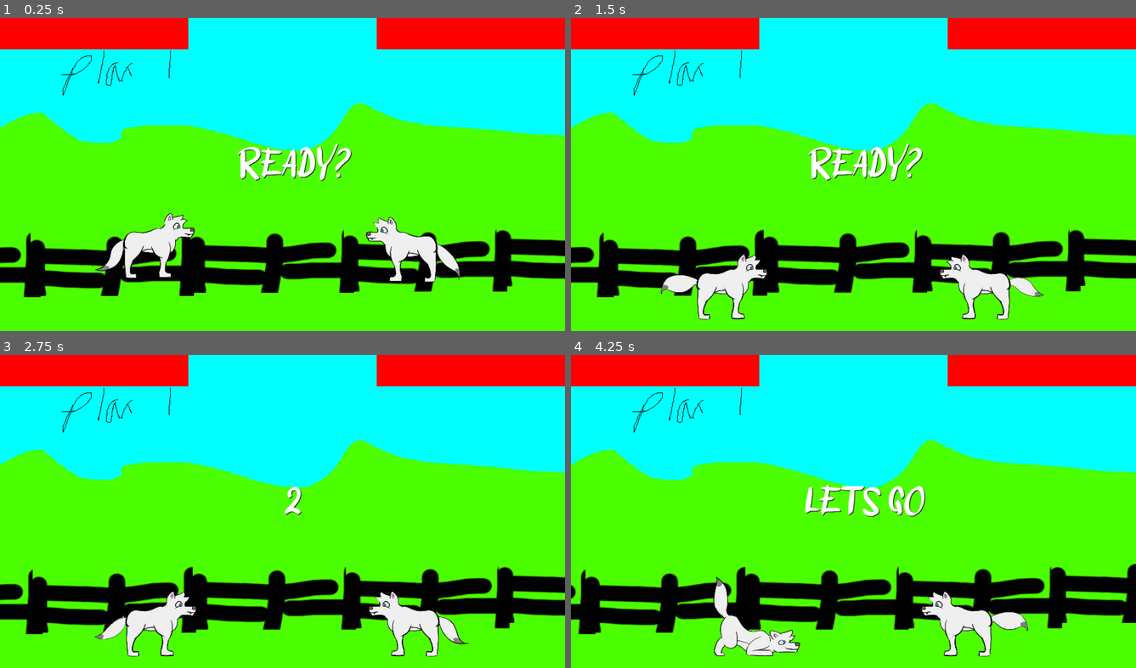
Above: before the commit, frames 1-4 (two rows, left to right).
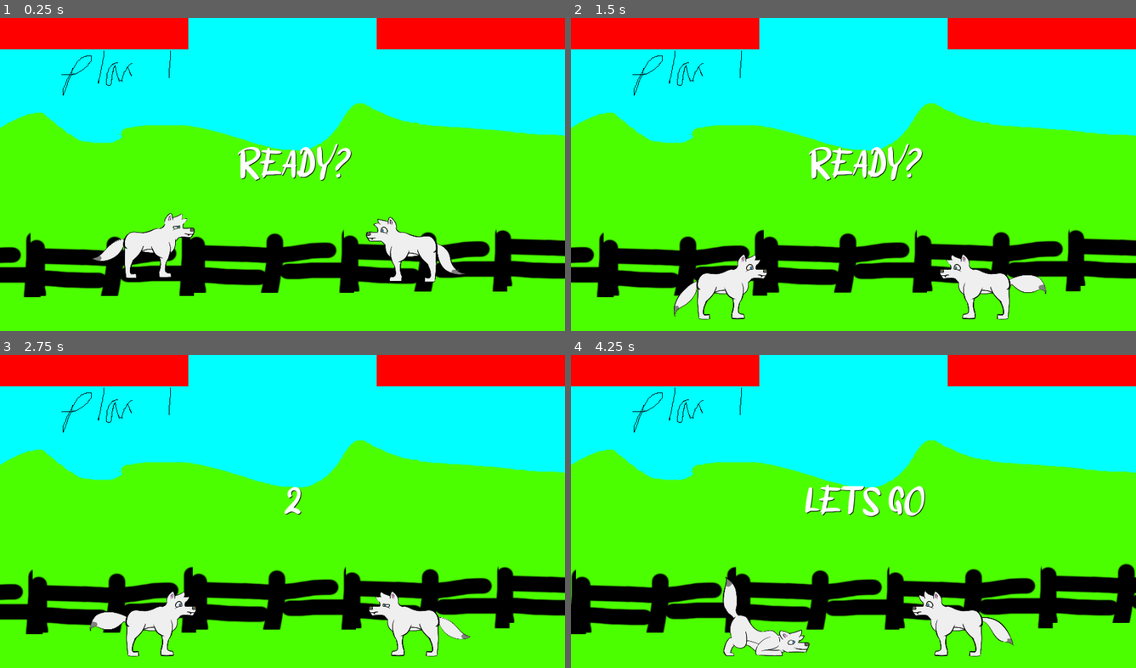
Above: after the commit, the same moments.

Repository: m7rk/openjam2021
Game: Godot game, scene res://Fight.tscn
Two runs of this game, one before a commit and one after it. Both use one fixed random seed, a clock stepped at 60 frames per second and the inputs below.
Inputs:
- Up to frame 1 (0.25 s): no input
- Up to frame 2 (1.5 s): hold D (right) 0.53-1.28 s; hold J (close) 0.53-1.28 s; tap L (special) at 0.8, 1.35 s; hold S (down) from 1.28 s (still down)
- Up to frame 3 (2.75 s): tap J (close) at 1.55 s; release S (down) at 2.03 s; hold D (right) from 2.03 s (still down); hold J (close) from 2.03 s (still down); tap L (special) at 2.3 s
- Up to frame 4 (4.25 s): release D (right) at 2.78 s; release J (close) at 2.78 s; hold W (up) 2.78-3.53 s; tap K (ranged) at 2.85 s; tap J (close) at 3.05 s; hold A (left) from 3.53 s (still down); hold L (special) from 3.53 s (still down)

The runs differ from the first frame. In frame 1, 0.4% of the frame differs, in the area x 16-83%, y 62-84%; in frame 2, 0.6%; in frame 3, 0.5%; in frame 4, 6.8%, in the area x 0-100%, y 66-97%.

Commit message:
reverse fixed

Diff:
--- a/Fight.tscn
+++ b/Fight.tscn
@@ -13,6 +13,8 @@
 [ext_resource path="res://Transitioner.tscn" type="PackedScene" id=11]
 [ext_resource path="res://idle/idle.tres" type="SpriteFrames" id=12]
 [ext_resource path="res://bite/bite.tres" type="SpriteFrames" id=13]
+[ext_resource path="res://walk/walk.tres" type="SpriteFrames" id=14]
+[ext_resource path="res://walk/reverse.tres" type="SpriteFrames" id=15]
 
 [sub_resource type="RectangleShape2D" id=1]
 extents = Vector2( 1541.06, 10 )
@@ -108,7 +110,7 @@
 position = Vector2( -7, -10 )
 scale = Vector2( 0.3, 0.3 )
 frames = ExtResource( 1 )
-frame = 7
+frame = 8
 speed_scale = 1.5
 playing = true
 __meta__ = {
@@ -116,7 +118,6 @@
 }
 
 [node name="Bite" type="AnimatedSprite" parent="Enemy"]
-visible = false
 position = Vector2( -24, -5 )
 scale = Vector2( 0.3, 0.3 )
 frames = ExtResource( 13 )
@@ -129,12 +130,27 @@
 [node name="Idle" type="AnimatedSprite" parent="Enemy"]
 scale = Vector2( 0.3, 0.3 )
 frames = ExtResource( 12 )
-frame = 8
-speed_scale = 1.5
-playing = true
-__meta__ = {
-"_edit_lock_": true
-}
+frame = 21
+speed_scale = 1.5
+playing = true
+__meta__ = {
+"_edit_lock_": true
+}
+
+[node name="Walk" type="AnimatedSprite" parent="Enemy"]
+position = Vector2( -7, -9 )
+scale = Vector2( 0.3, 0.3 )
+frames = ExtResource( 14 )
+speed_scale = 2.0
+playing = true
+
+[node name="Reverse" type="AnimatedSprite" parent="Enemy"]
+position = Vector2( -7, -9 )
+scale = Vector2( 0.3, 0.3 )
+frames = ExtResource( 15 )
+frame = 6
+speed_scale = 1.5
+playing = true
 
 [node name="Player" type="KinematicBody2D" parent="."]
 position = Vector2( 202.303, 330.264 )
@@ -168,7 +184,6 @@
 }
 
 [node name="Bite" type="AnimatedSprite" parent="Player"]
-visible = false
 position = Vector2( -24, -5 )
 scale = Vector2( 0.3, 0.3 )
 frames = ExtResource( 13 )
@@ -182,11 +197,27 @@
 [node name="Idle" type="AnimatedSprite" parent="Player"]
 scale = Vector2( 0.3, 0.3 )
 frames = ExtResource( 12 )
-speed_scale = 1.5
-playing = true
-__meta__ = {
-"_edit_lock_": true
-}
+frame = 12
+speed_scale = 1.5
+playing = true
+__meta__ = {
+"_edit_lock_": true
+}
+
+[node name="Walk" type="AnimatedSprite" parent="Player"]
+position = Vector2( -7, -9 )
+scale = Vector2( 0.3, 0.3 )
+frames = ExtResource( 14 )
+frame = 9
+speed_scale = 2.0
+playing = true
+
+[node name="Reverse" type="AnimatedSprite" parent="Player"]
+position = Vector2( -7, -9 )
+scale = Vector2( 0.3, 0.3 )
+frames = ExtResource( 15 )
+speed_scale = 1.5
+playing = true
 
 [node name="Projectiles" type="Node2D" parent="."]
 
--- a/Overworld.tscn
+++ b/Overworld.tscn
@@ -1,6 +1,5 @@
-[gd_scene load_steps=8 format=2]
+[gd_scene load_steps=7 format=2]
 
-[ext_resource path="res://Transitioner.tscn" type="PackedScene" id=1]
 [ext_resource path="res://scripts/OverworldManager.gd" type="Script" id=2]
 [ext_resource path="res://dog.png" type="Texture" id=3]
 [ext_resource path="res://scripts/OverworldPlayer.gd" type="Script" id=4]
@@ -13,8 +12,6 @@
 
 [node name="Node2D" type="Node2D"]
 script = ExtResource( 2 )
-
-[node name="Transitioner" parent="." instance=ExtResource( 1 )]
 
 [node name="Player" type="KinematicBody2D" parent="."]
 position = Vector2( 200, 200 )
--- a/scripts/GenericDog.gd
+++ b/scripts/GenericDog.gd
@@ -28,7 +28,7 @@
 # consts
 const GRAVITY = 1000
 const MOVESPEED = 2500
-const DAMPEN_FACTOR = 10
+const DAMPEN_FACTOR = 7
 
 const CLOSE_ATTACK_HIT = 0.4
 const CLOSE_ATTACK_LAUNCH = 0.5
@@ -41,9 +41,9 @@
 const POUNCE_ATTACK_HIT = 0.2
 const POUNCE_ATTACK_LAUNCH = 0.5
 const POUNCE_ATTACK_COOLDOWN = 1.7
-const POUNCE_ATTACK_VEL_BOOSTX = 3000
+const POUNCE_ATTACK_VEL_BOOSTX = 2300
 const POUNCE_ATTACK_VEL_BOOSTY = -300
-const POUNCE_ATTACK_RANGE = 160
+const POUNCE_ATTACK_RANGE = 120
 const POUNCE_ATTACK_DAMAGE = 20
 const POUNCE_ATTACK_KNOCKBACK = 1200
 
@@ -66,6 +66,8 @@
 const DASH_COOLDOWN = 0.3
 const DASH_COST = 3
 
+const VEL_ANIM_THRESH = 20
+
 func hit(rev, dmg, knockback):
 	velocity.y = -200
 	velocity.x = rev * knockback
@@ -103,30 +105,55 @@
 	get_node("Pounce").visible = (anim == "Pounce")
 	get_node("Bite").visible = (anim == "Bite")
 	get_node("Idle").visible = (anim == "Idle")
-
-func doInput(rev, delta):
-	cooldown -= delta
-
-	if(cooldown < 0):
-		attack_executed = ""
-
+	get_node("Walk").visible = (anim == "Walk")
+	get_node("Reverse").visible = (anim == "Reverse")
+
+
+func updateAnimator(rev):
 	if(attack_executed == "special"):
 		setAnim("Pounce",rev)
 	elif(attack_executed == "close"):
 		setAnim("Bite",rev)
+	elif(velocity.x > VEL_ANIM_THRESH):
+		setAnim("Walk",rev)
+	elif(velocity.x < -VEL_ANIM_THRESH):
+		setAnim("Reverse",rev)
 	else:
 		setAnim("Idle",rev)
 
-	if(get_node("../").trans_time  > 0):
-		return
-
-	time_elapsed += delta
-
+func doInput(rev, delta):
+	cooldown -= delta
+
+	if(cooldown < 0):
+		attack_executed = ""
 
 	# cancel move if holding fight keys, or in cooldown
 	if("close" in cmds or "ranged" in cmds or "special" in cmds or cooldown > 0):
 		cmds.erase("left")
 		cmds.erase("right")
+
+
+	# make sure animator's reset
+	if(not "right" in cmds):
+		if( get_node("Walk").frame == 0):
+			get_node("Walk").frame = 0
+	elif(get_node("Walk").frame == 8):
+		get_node("Walk").frame = 2
+
+	# make sure animator's reset
+	if(not "left" in cmds):
+		if( get_node("Reverse").frame == 0):
+			get_node("Reverse").frame = 0
+	elif(get_node("Reverse").frame == 8):
+		get_node("Reverse").frame = 2
+
+	updateAnimator(rev)
+
+	if(get_node("../").trans_time  > 0):
+		return
+
+	time_elapsed += delta
+
 
 	checkForDash(rev)
 
@@ -149,6 +176,12 @@
 		velocity.x += delta * MOVESPEED * rev
 	if("left" in cmds):
 		velocity.x -= delta * (MOVESPEED * BACKUP_SPEED_RATIO) * rev
+
+func spawnHitMarker(pos):
+	var d = damagefx.instance()
+	get_parent().add_child(d)
+	d.global_position = pos
+	d.emitting = true
 
 
 func tryCloseAttack(rev, delta):
@@ -160,12 +193,7 @@
 			get_node("../Enemy").hit(rev,CLOSE_ATTACK_DAMAGE,CLOSE_ATTACK_KNOCKBACK)
 		if(dist < CLOSE_ATTACK_RANGE and rev == -1):
 			get_node("../Player").hit(rev,CLOSE_ATTACK_DAMAGE,CLOSE_ATTACK_KNOCKBACK)
-
-		var d = damagefx.instance()
-		get_parent().add_child(d)
-		d.global_position = global_position + Vector2(rev * 60,-5)
-		d.emitting = true
-
+		spawnHitMarker(global_position + Vector2(rev * 60,-5))
 
 	if(attack_executed == "close" and cooldown > CLOSE_ATTACK_LAUNCH and cooldown - delta <= CLOSE_ATTACK_LAUNCH):
 		velocity.x += CLOSE_ATTACK_VEL_BOOST * rev
@@ -212,6 +240,7 @@
 			get_node("../Enemy").hit(rev, POUNCE_ATTACK_DAMAGE, POUNCE_ATTACK_KNOCKBACK)
 		if(dist < POUNCE_ATTACK_RANGE and rev == -1):
 			get_node("../Player").hit(rev, POUNCE_ATTACK_DAMAGE, POUNCE_ATTACK_KNOCKBACK)
+		spawnHitMarker(global_position + Vector2(rev * 100,-5))
 
 	if(attack_executed == "special" and cooldown > POUNCE_ATTACK_LAUNCH and cooldown - delta <= POUNCE_ATTACK_LAUNCH):
 		velocity.x += POUNCE_ATTACK_VEL_BOOSTX * rev
--- /dev/null
+++ b/walk/reverse.tres
@@ -0,0 +1,21 @@
+[gd_resource type="SpriteFrames" load_steps=12 format=2]
+
+[ext_resource path="res://walk/frame0004.png" type="Texture" id=1]
+[ext_resource path="res://walk/frame0008.png" type="Texture" id=2]
+[ext_resource path="res://walk/frame0010.png" type="Texture" id=3]
+[ext_resource path="res://walk/frame0006.png" type="Texture" id=4]
+[ext_resource path="res://walk/frame0005.png" type="Texture" id=5]
+[ext_resource path="res://walk/frame0007.png" type="Texture" id=6]
+[ext_resource path="res://walk/frame0002.png" type="Texture" id=7]
+[ext_resource path="res://walk/frame0009.png" type="Texture" id=8]
+[ext_resource path="res://walk/frame0000.png" type="Texture" id=9]
+[ext_resource path="res://walk/frame0003.png" type="Texture" id=10]
+[ext_resource path="res://walk/frame0001.png" type="Texture" id=11]
+
+[resource]
+animations = [ {
+"frames": [ ExtResource( 3 ), ExtResource( 8 ), ExtResource( 2 ), ExtResource( 6 ), ExtResource( 4 ), ExtResource( 5 ), ExtResource( 1 ), ExtResource( 10 ), ExtResource( 7 ), ExtResource( 11 ), ExtResource( 9 ) ],
+"loop": true,
+"name": "default",
+"speed": 5.0
+} ]
--- /dev/null
+++ b/walk/walk.tres
@@ -0,0 +1,21 @@
+[gd_resource type="SpriteFrames" load_steps=12 format=2]
+
+[ext_resource path="res://walk/frame0004.png" type="Texture" id=1]
+[ext_resource path="res://walk/frame0008.png" type="Texture" id=2]
+[ext_resource path="res://walk/frame0010.png" type="Texture" id=3]
+[ext_resource path="res://walk/frame0006.png" type="Texture" id=4]
+[ext_resource path="res://walk/frame0005.png" type="Texture" id=5]
+[ext_resource path="res://walk/frame0007.png" type="Texture" id=6]
+[ext_resource path="res://walk/frame0002.png" type="Texture" id=7]
+[ext_resource path="res://walk/frame0009.png" type="Texture" id=8]
+[ext_resource path="res://walk/frame0000.png" type="Texture" id=9]
+[ext_resource path="res://walk/frame0003.png" type="Texture" id=10]
+[ext_resource path="res://walk/frame0001.png" type="Texture" id=11]
+
+[resource]
+animations = [ {
+"frames": [ ExtResource( 9 ), ExtResource( 11 ), ExtResource( 7 ), ExtResource( 10 ), ExtResource( 1 ), ExtResource( 5 ), ExtResource( 4 ), ExtResource( 6 ), ExtResource( 2 ), ExtResource( 8 ), ExtResource( 3 ) ],
+"loop": true,
+"name": "default",
+"speed": 5.0
+} ]
Not shown: 1 places in Fight.tscn that only renumber resources
Renamed: Walk Cycle/frame0000.png -> walk/frame0000.png
Not shown, added: walk/frame0000.png.import
Renamed: Walk Cycle/frame0001.png -> walk/frame0001.png
Not shown, added: walk/frame0001.png.import
Renamed: Walk Cycle/frame0002.png -> walk/frame0002.png
Not shown, added: walk/frame0002.png.import
Renamed: Walk Cycle/frame0003.png -> walk/frame0003.png
Not shown, added: walk/frame0003.png.import
Renamed: Walk Cycle/frame0004.png -> walk/frame0004.png
Not shown, added: walk/frame0004.png.import
Renamed: Walk Cycle/frame0005.png -> walk/frame0005.png
(and 11 more such lines)
